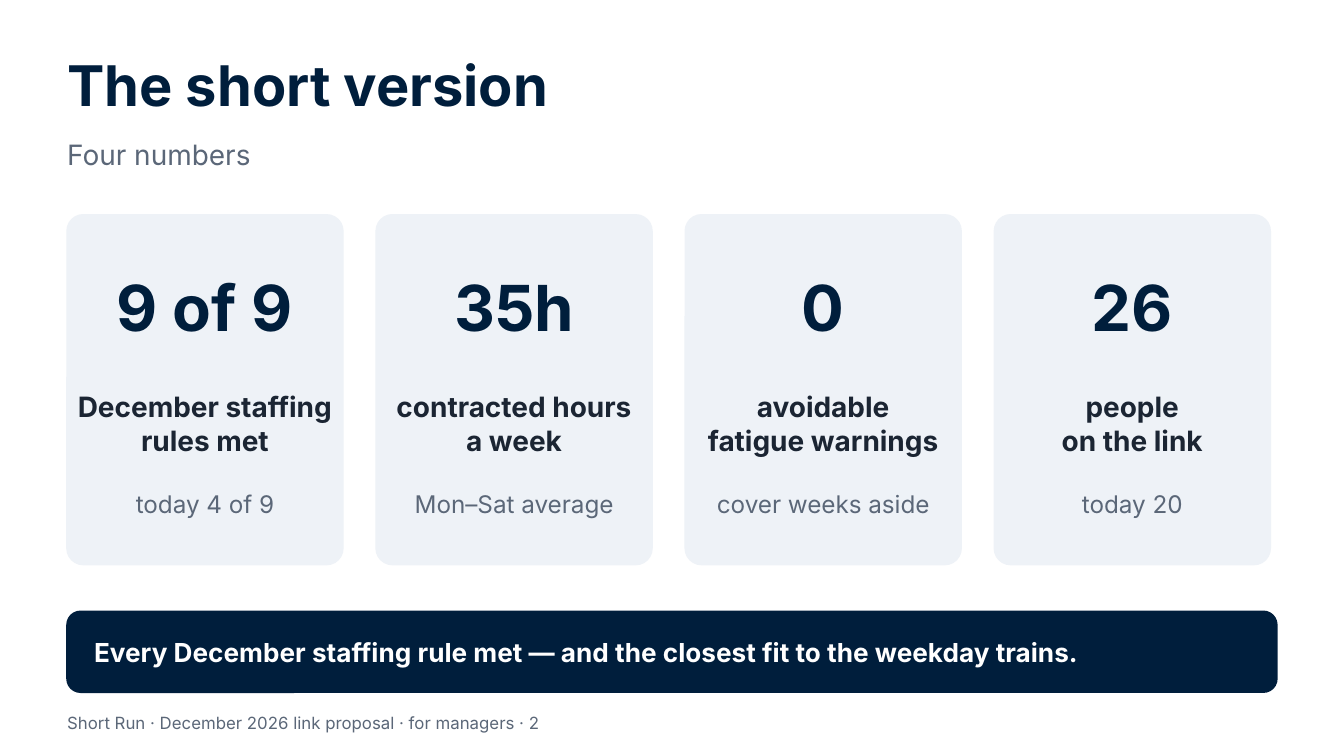
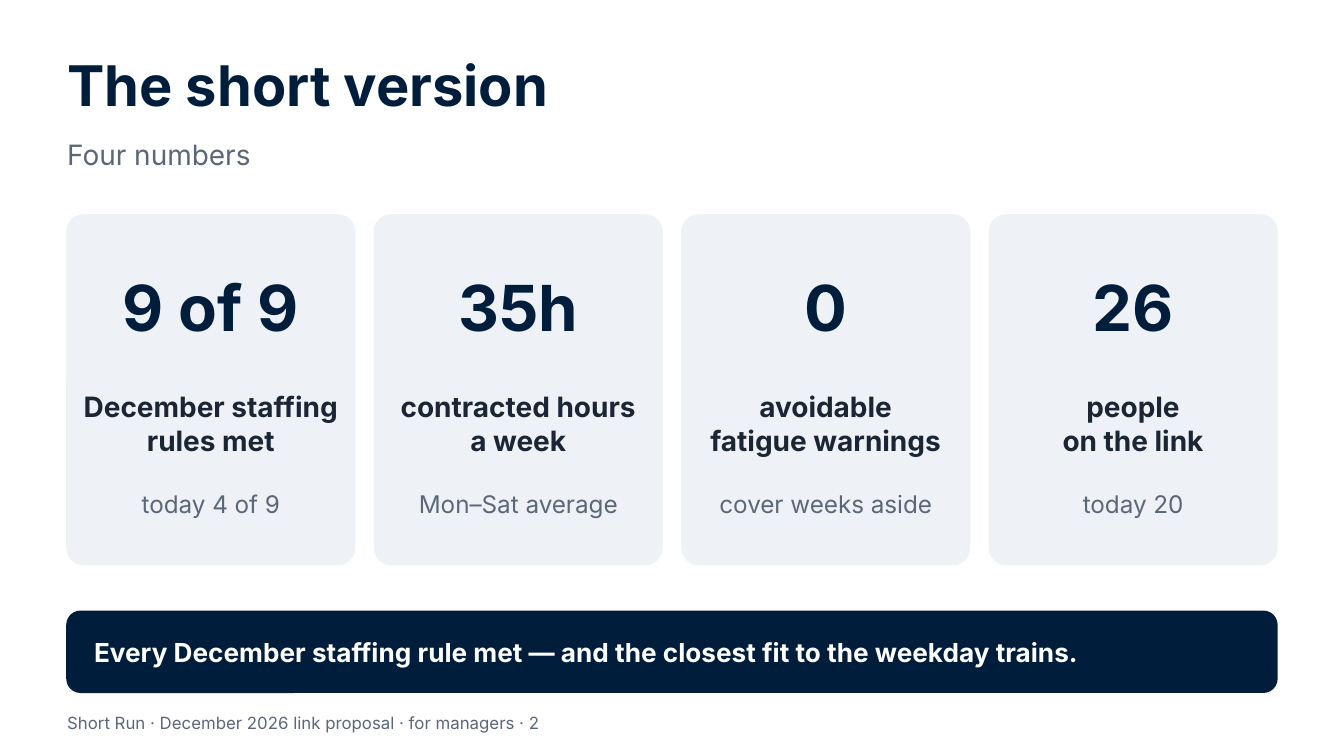
Before and after one commit to Garethdavidmiller/roster-app, a slide deck: slide 2 of docs/links-26/presentations/Short-Run-for-managers.pptx. Drawn at 1344x756 pixels with LibreOffice and Linux fonts; fonts in the diff are those of the drawing. Boxes give left, top, right and bottom in pixels: in the first picture for what was removed or moved away, otherwise in the second. Text is boxed around its words. In the diff, an @@ line names an element or a change of style, - is before the commit and + after.

```diff
--- a/docs/links-26/presentations/Short-Run-for-managers.pptx
+++ b/docs/links-26/presentations/Short-Run-for-managers.pptx
@@ rounded rectangle resized from (x1=67, y1=215, x2=343, y2=564) to (x1=67, y1=215, x2=355, y2=564) @@
@@ rounded rectangle resized from (x1=376, y1=215, x2=652, y2=564) to (x1=375, y1=215, x2=663, y2=564) @@
@@ rounded rectangle resized from (x1=685, y1=215, x2=961, y2=564) to (x1=683, y1=215, x2=970, y2=564) @@
@@ rounded rectangle resized from (x1=995, y1=215, x2=1270, y2=564) to (x1=989, y1=215, x2=1277, y2=564) @@
@@ text "9 of 9" moved from (x1=117, y1=282, x2=293, y2=332) to (x1=123, y1=282, x2=299, y2=332) @@
@@ text "35h" moved from (x1=454, y1=284, x2=574, y2=332) to (x1=458, y1=284, x2=578, y2=332) @@
@@ text "December staffing rules met" moved from (x1=78, y1=395, x2=332, y2=452) to (x1=84, y1=395, x2=337, y2=452) @@
@@ text "contracted hours a week" moved from (x1=396, y1=396, x2=631, y2=452) to (x1=401, y1=396, x2=636, y2=452) @@
@@ text "today 4 of 9" moved from (x1=136, y1=494, x2=274, y2=518) to (x1=142, y1=494, x2=280, y2=518) @@
@@ text "Mon–Sat average" moved from (x1=415, y1=495, x2=613, y2=518) to (x1=419, y1=495, x2=618, y2=518) @@
```
Also in this commit, not shown: 3 other slides changed, 40 other files.
